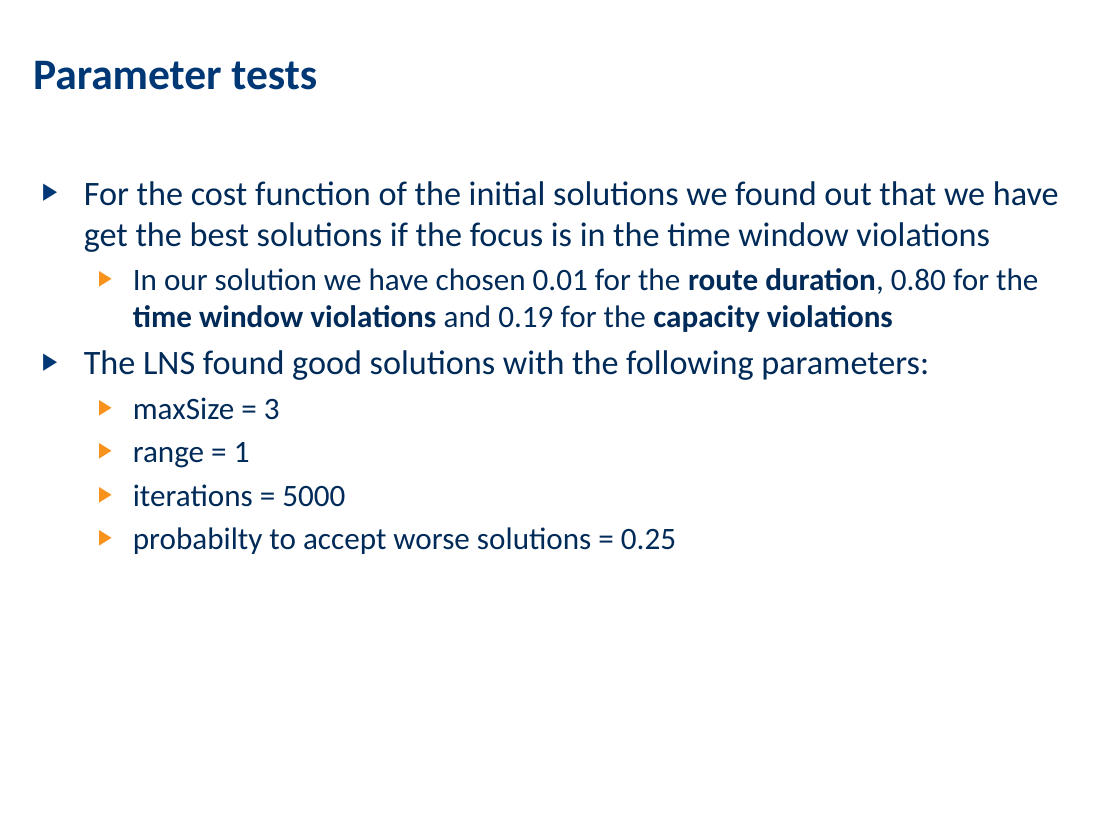
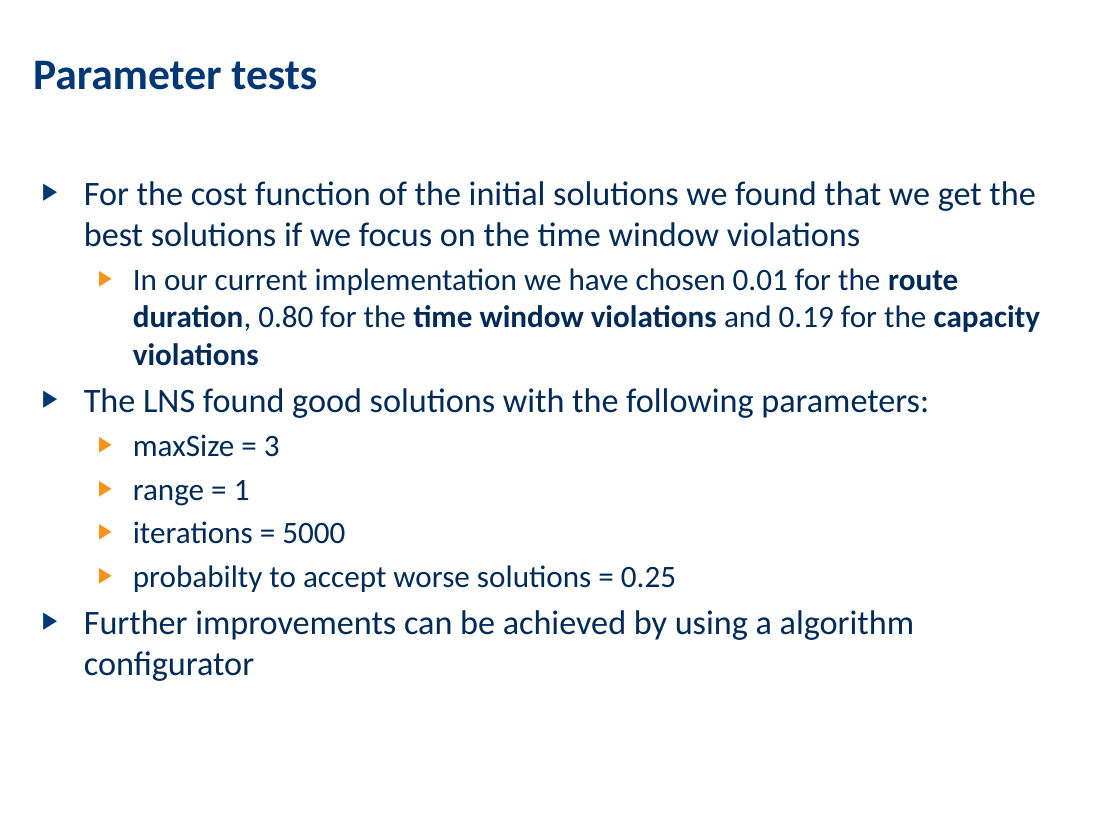
Before and after one commit to ahmad-emanuel/ORB-DARP-Project, a slide deck: slide 7 of Presentation/presentation.pptx. Drawn at 1120x840 pixels with LibreOffice and Linux fonts; fonts in the diff are those of the drawing; background and template pictures are left out. Boxes give left, top, right and bottom in pixels: in the first picture for what was removed or moved away, otherwise in the second. Text is boxed around its words. In the diff, an @@ line names an element or a change of style, - is before the commit and + after.

Commit message:
Mention algorithm configurator

```diff
--- a/Presentation/presentation.pptx
+++ b/Presentation/presentation.pptx
@@ text at (x1=84, y1=181, x2=1041, y2=366): text changed; size 22 to 20 pt @@
-▶ For the cost function of the initial solutions we found out that we have get the best solutions if the focus is in the time window violations
-  ▶ In our solution we have chosen 0.01 for the route duration, 0.80 for the time window violations and 0.19 for the capacity violations
+▶ For the cost function of the initial solutions we found that we get the best solutions if we focus on the time window violations
+  ▶ In our current implementation we have chosen 0.01 for the route duration, 0.80 for the time window violations and 0.19 for the capacity violations
@@ text at (x1=84, y1=610, x2=914, y2=681): paragraph added @@
+▶ Further improvements can be achieved by using a algorithm configurator
```
Also in this commit, not shown: 1 other slide changed.
